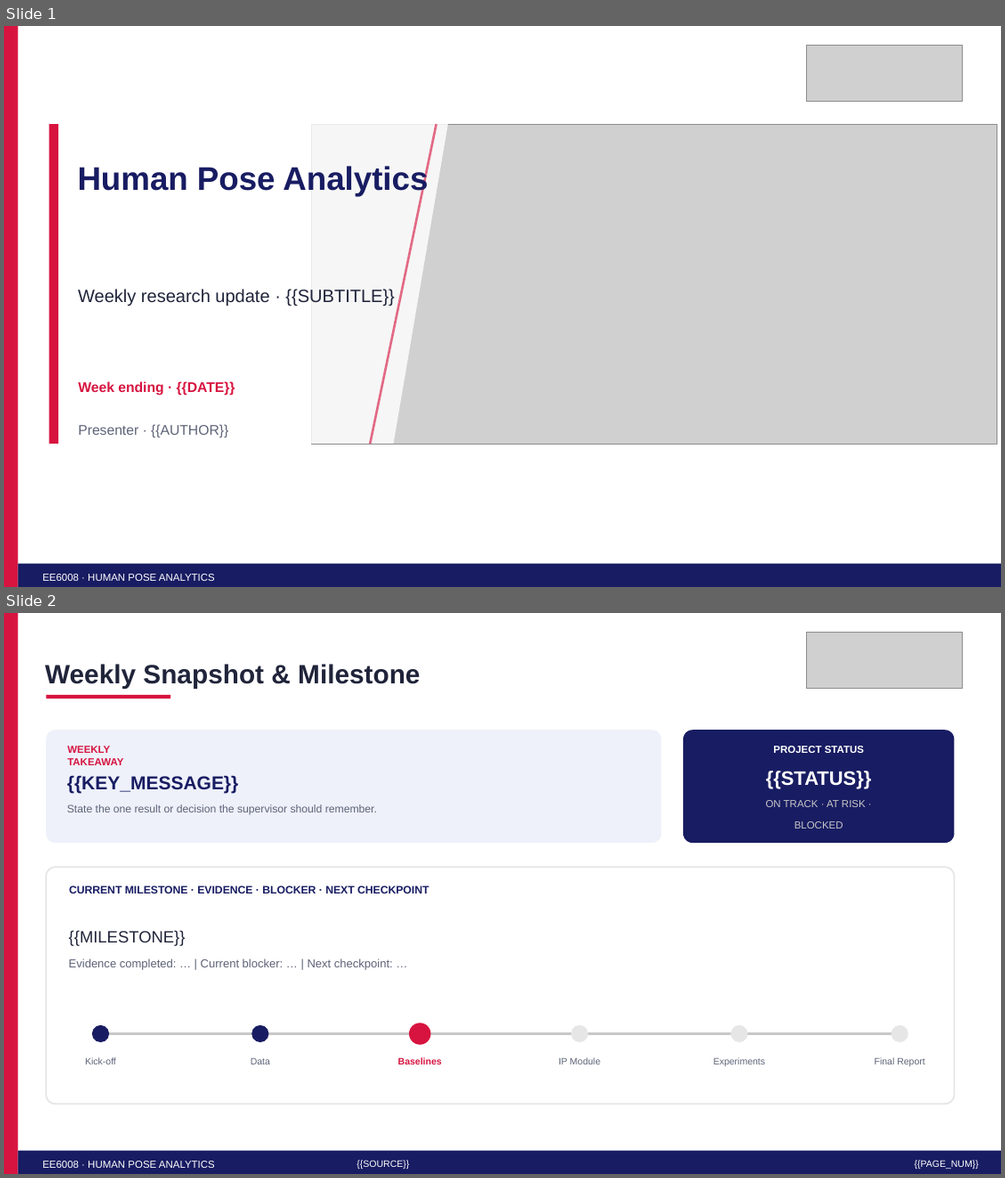
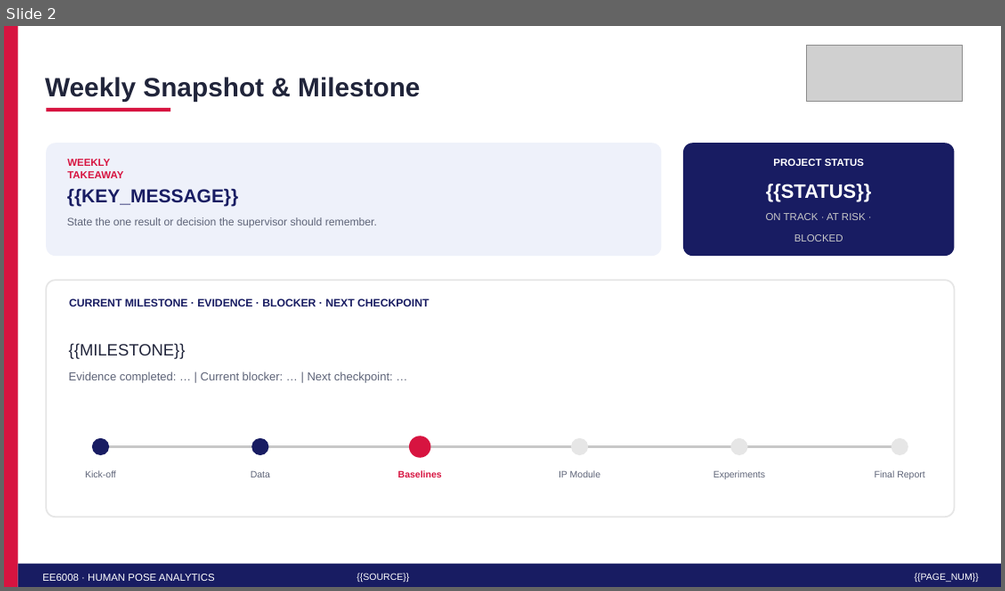
Before and after one commit to HarvyLiang/IPPoseRep, a slide deck: reports/WeeklyPre/5min_pre_fully_editable.pptx. Shown one above the other, each under a label of ours: slides 1 and 2 before the commit, slide 2 after it. The pictures are 1005x1178 and 1005x591 pixels, drawn with LibreOffice and Linux fonts; fonts in the diff are those of the drawing; grey boxes stand for pictures. Boxes give left, top, right and bottom in pixels: in the first picture for what was removed or moved away, otherwise in the second. Text is boxed around its words. In the diff, an @@ line names an element or a change of style, - is before the commit and + after.

```diff
--- a/reports/WeeklyPre/5min_pre_fully_editable.pptx
+++ b/reports/WeeklyPre/5min_pre_fully_editable.pptx
@@ slide 1 removed at (4, 26, 1001, 587), background #FFFFFF @@
@@ rectangle removed at (4, 26, 18, 587) @@
@@ picture removed at (807, 45, 962, 101) @@
@@ rectangle removed at (48, 124, 57, 443) @@
@@ freeform shape removed at (307, 124, 448, 443) @@
@@ picture removed at (311, 124, 997, 443) @@
@@ freeform shape removed at (371, 124, 437, 443) @@
@@ text removed at (78, 164, 428, 196) @@
-Human Pose Analytics
@@ text removed at (78, 289, 394, 305) @@
-Weekly research update · {{SUBTITLE}}
@@ text removed at (78, 381, 235, 395) @@
-Week ending · {{DATE}}
@@ text removed at (78, 424, 228, 438) @@
-Presenter · {{AUTHOR}}
@@ rectangle removed at (18, 564, 1001, 587) @@
@@ text removed at (42, 573, 215, 580) @@
-EE6008 · HUMAN POSE ANALYTICS
```
Also in this commit, not shown: 2 slides changed, 2 slides added, 1 other slide removed, 6 other files.
